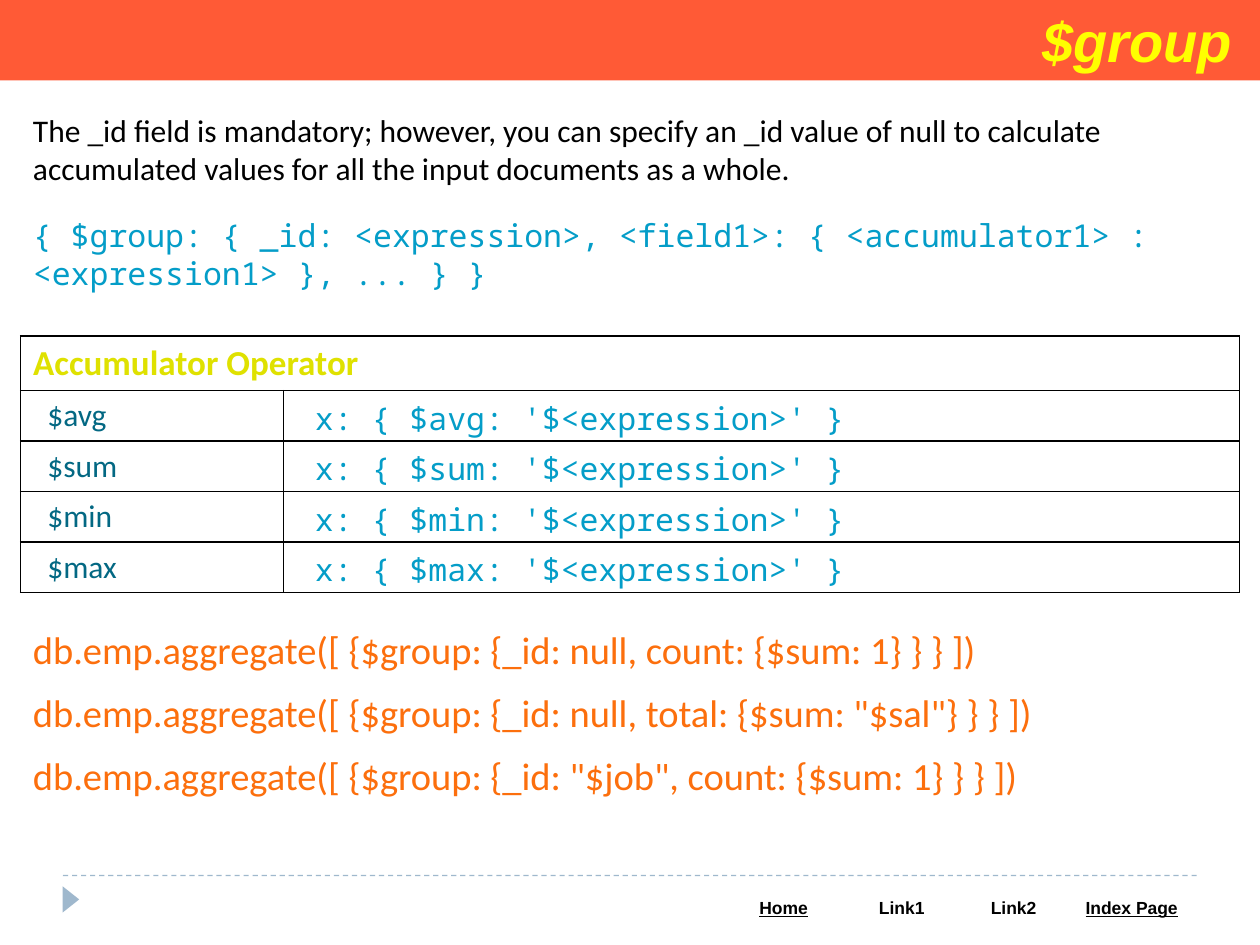
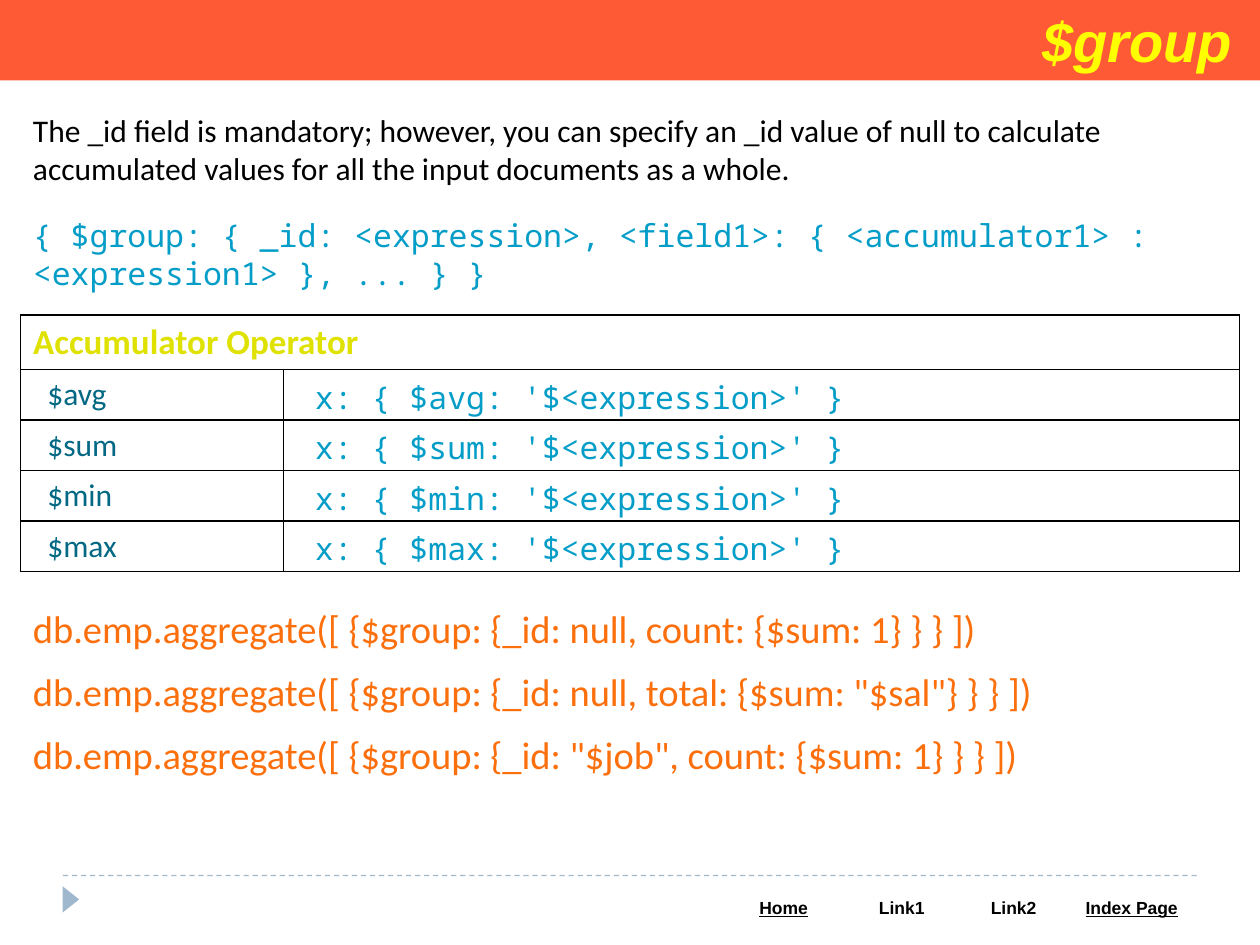
Before and after one commit to Saleel-Bagde/PPT-s, a slide deck: slide 92 of MongoDB PPT.pptx. Drawn at 1260x945 pixels with LibreOffice and Linux fonts; fonts in the diff are those of the drawing. Boxes give left, top, right and bottom in pixels: in the first picture for what was removed or moved away, otherwise in the second. Text is boxed around its words. In the diff, an @@ line names an element or a change of style, - is before the commit and + after.

```diff
--- a/MongoDB PPT.pptx
+++ b/MongoDB PPT.pptx
@@ table: place and size @@
-table at box(20, 336, 1240, 593)
+table at box(20, 315, 1240, 572)
@@ text "db.emp.aggregate([ {$group: {_id: null, count: ...": place and size @@
-text "db.emp.aggregate([ {$group: {_id: null, count: ..." at box(33, 636, 958, 797)
+text "db.emp.aggregate([ {$group: {_id: null, count: ..." at box(33, 615, 958, 776)
```
Also in this commit, not shown: 2 slides added.
